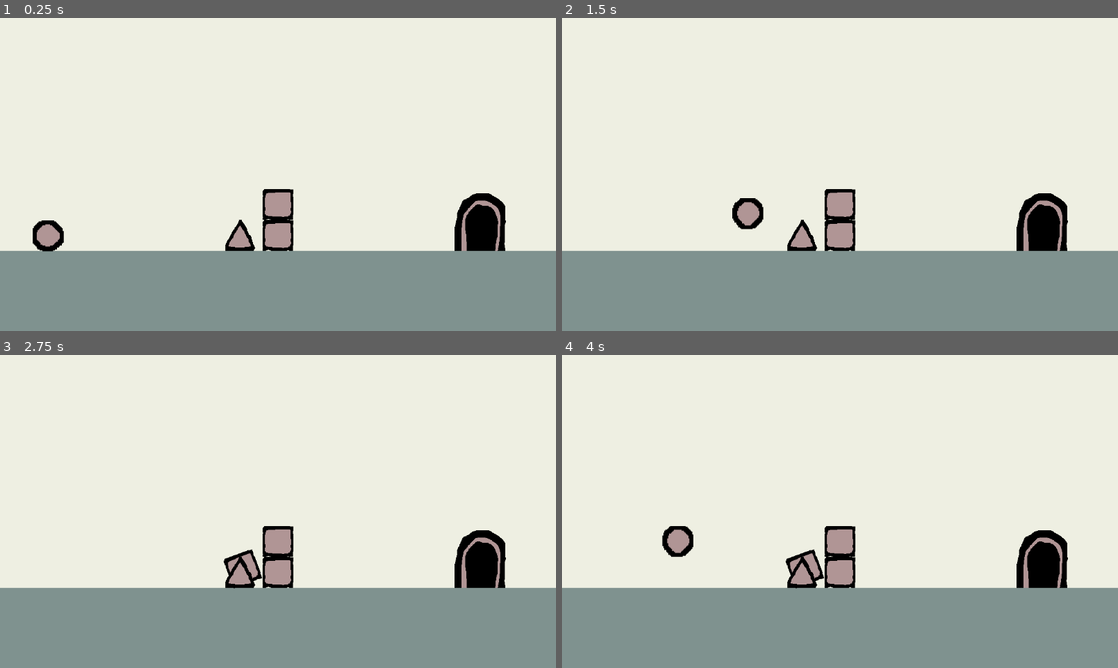
Above: before the commit, frames 1-4 (two rows, left to right).
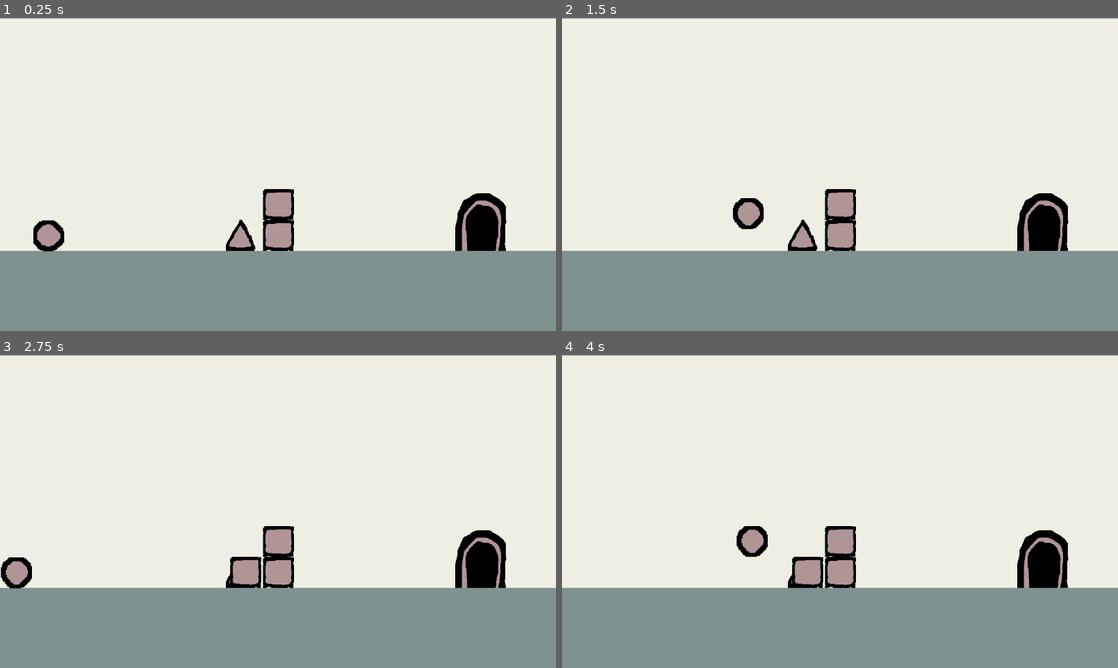
Above: after the commit, the same moments.

Repository: valegui/collapse
Game: Godot game, scene res://scenes/level_1.tscn
Same seed, same stepped clock (60 frames per second), same inputs: the game is played once before the commit and once after it.
Inputs:
- Up to frame 1 (0.25 s): no input
- Up to frame 2 (1.5 s): tap Enter (ui_accept) at 0.5, 0.6, 0.77, 1.07, 1.35 s; hold Right (ui_right) from 0.53 s (still down)
- Up to frame 3 (2.75 s): tap Enter (ui_accept) at 1.52, 1.82, 2.1 s; release Right (ui_right) at 2.03 s; hold Left (ui_left) from 2.03 s (still down)
- Up to frame 4 (4 s): release Left (ui_left) at 2.78 s; hold Right (ui_right) from 2.78 s (still down); tap Enter (ui_accept) at 2.85, 3.02, 3.32, 3.6, 3.77 s

The runs differ from the first frame. In frame 1, 0.6% of the frame differs, in the area x 0-100%, y 0-75%; in frame 2, 0.6%; in frame 3, 1.4%; in frame 4, 1.8%.

Commit message:
refactor box corpse to avoid flying box

Diff:
--- a/scenes/box.tscn
+++ b/scenes/corpse.tscn
@@ -1,29 +1,27 @@
 [gd_scene load_steps=5 format=3 uid="uid://d0bny5xly81u7"]
 
-[ext_resource type="Texture2D" uid="uid://bqg2tbbo42ci2" path="res://assets/square.png" id="1_3inec"]
-[ext_resource type="Script" uid="uid://ec1jefnwesn3" path="res://scripts/box.gd" id="1_ks2v0"]
+[ext_resource type="Script" uid="uid://ec1jefnwesn3" path="res://scripts/box.gd" id="1_qqko8"]
+[ext_resource type="Texture2D" uid="uid://bqg2tbbo42ci2" path="res://assets/square.png" id="2_qndv8"]
 
 [sub_resource type="RectangleShape2D" id="RectangleShape2D_ks2v0"]
-size = Vector2(64, 65)
+size = Vector2(68, 68)
 
 [sub_resource type="RectangleShape2D" id="RectangleShape2D_c2ln5"]
-size = Vector2(64, 65)
+size = Vector2(68, 68)
 
-[node name="Box" type="RigidBody2D" groups=["box"]]
+[node name="Corpse" type="RigidBody2D" groups=["box"]]
 collision_layer = 2
 collision_mask = 3
-script = ExtResource("1_ks2v0")
+script = ExtResource("1_qqko8")
 
 [node name="Sprite2D" type="Sprite2D" parent="."]
-texture = ExtResource("1_3inec")
+texture = ExtResource("2_qndv8")
 
 [node name="CollisionShape2D" type="CollisionShape2D" parent="."]
-position = Vector2(0, -0.5)
 shape = SubResource("RectangleShape2D_ks2v0")
 
 [node name="Area2D" type="Area2D" parent="."]
 collision_layer = 2
 
 [node name="CollisionShape2D" type="CollisionShape2D" parent="Area2D"]
-position = Vector2(0, -0.5)
 shape = SubResource("RectangleShape2D_c2ln5")
--- a/scenes/level_1.tscn
+++ b/scenes/level_1.tscn
@@ -1,14 +1,25 @@
-[gd_scene load_steps=7 format=3 uid="uid://dg1xunoydim8h"]
+[gd_scene load_steps=9 format=3 uid="uid://dg1xunoydim8h"]
 
 [ext_resource type="PackedScene" uid="uid://daypidqhxjqdb" path="res://scenes/next_level.tscn" id="1_4nkto"]
 [ext_resource type="PackedScene" uid="uid://bu2sp7hercpyx" path="res://scenes/spike.tscn" id="1_014kd"]
 [ext_resource type="PackedScene" uid="uid://bu5g33eec6mgc" path="res://scenes/player.tscn" id="1_bswci"]
-[ext_resource type="PackedScene" uid="uid://d0bny5xly81u7" path="res://scenes/box.tscn" id="2_5xbjy"]
 [ext_resource type="PackedScene" uid="uid://cia6jsfphwaog" path="res://scenes/static_box.tscn" id="3_rus8k"]
 
 [sub_resource type="WorldBoundaryShape2D" id="WorldBoundaryShape2D_5xbjy"]
 
+[sub_resource type="SegmentShape2D" id="SegmentShape2D_5xbjy"]
+a = Vector2(-7, -179)
+b = Vector2(-6, 308)
+
+[sub_resource type="SegmentShape2D" id="SegmentShape2D_4nkto"]
+a = Vector2(0.99995, -1139)
+b = Vector2(1, 24)
+
+[sub_resource type="SegmentShape2D" id="SegmentShape2D_fcfvj"]
+b = Vector2(-489, 1)
+
 [node name="Level1" type="Node2D"]
+position = Vector2(1, 0)
 
 [node name="StaticBody2D" type="StaticBody2D" parent="."]
 collision_layer = 2
@@ -29,10 +40,7 @@
 position = Vector2(1004, 420)
 
 [node name="Player" parent="." instance=ExtResource("1_bswci")]
-position = Vector2(111, 385)
-
-[node name="Box" parent="." instance=ExtResource("2_5xbjy")]
-position = Vector2(-107, 451)
+position = Vector2(154, 385)
 
 [node name="spikes" type="Node2D" parent="."]
 
@@ -46,3 +54,54 @@
 
 [node name="StaticBox2" parent="static_boxes" instance=ExtResource("3_rus8k")]
 position = Vector2(576, 388)
+
+[node name="StaticBody2D2" type="StaticBody2D" parent="."]
+collision_layer = 2
+collision_mask = 31
+
+[node name="ColorRect4" type="ColorRect" parent="StaticBody2D2"]
+offset_left = -484.0
+offset_top = 580.0
+offset_right = 554.0
+offset_bottom = 1060.0
+rotation = -1.5708
+color = Color(0.498523, 0.571256, 0.56201, 1)
+
+[node name="CollisionShape2D" type="CollisionShape2D" parent="StaticBody2D2"]
+position = Vector2(6, 181)
+shape = SubResource("SegmentShape2D_5xbjy")
+
+[node name="StaticBody2D3" type="StaticBody2D" parent="."]
+rotation = 1.5708
+collision_layer = 2
+collision_mask = 31
+
+[node name="ColorRect3" type="ColorRect" parent="StaticBody2D3"]
+offset_left = -477.0
+offset_top = 81.0
+offset_right = 955.0
+offset_bottom = 561.0
+rotation = -1.5708
+color = Color(0.498523, 0.571256, 0.56201, 1)
+
+[node name="CollisionShape2D" type="CollisionShape2D" parent="StaticBody2D3"]
+position = Vector2(14, 0)
+rotation = 1.5708
+shape = SubResource("SegmentShape2D_4nkto")
+
+[node name="StaticBody2D4" type="StaticBody2D" parent="."]
+collision_layer = 2
+collision_mask = 31
+
+[node name="ColorRect2" type="ColorRect" parent="StaticBody2D4"]
+offset_left = 1152.0
+offset_top = 573.0
+offset_right = 2195.0
+offset_bottom = 1531.0
+rotation = -1.5708
+color = Color(0.498523, 0.571256, 0.56201, 1)
+
+[node name="CollisionShape2D" type="CollisionShape2D" parent="StaticBody2D4"]
+position = Vector2(1150, 1)
+rotation = 4.71239
+shape = SubResource("SegmentShape2D_fcfvj")
--- a/scenes/level_2.tscn
+++ b/scenes/level_2.tscn
@@ -2,7 +2,7 @@
 
 [ext_resource type="PackedScene" uid="uid://daypidqhxjqdb" path="res://scenes/next_level.tscn" id="1_b4j7a"]
 [ext_resource type="PackedScene" uid="uid://bu5g33eec6mgc" path="res://scenes/player.tscn" id="2_wo48x"]
-[ext_resource type="PackedScene" uid="uid://d0bny5xly81u7" path="res://scenes/box.tscn" id="3_y0kc7"]
+[ext_resource type="PackedScene" uid="uid://d0bny5xly81u7" path="res://scenes/corpse.tscn" id="3_y0kc7"]
 [ext_resource type="PackedScene" uid="uid://bu2sp7hercpyx" path="res://scenes/spike.tscn" id="4_ne2mo"]
 [ext_resource type="PackedScene" uid="uid://cia6jsfphwaog" path="res://scenes/static_box.tscn" id="5_6cvei"]
 
--- a/scenes/level_3.tscn
+++ b/scenes/level_3.tscn
@@ -2,7 +2,7 @@
 
 [ext_resource type="PackedScene" uid="uid://daypidqhxjqdb" path="res://scenes/next_level.tscn" id="1_ah8om"]
 [ext_resource type="PackedScene" uid="uid://bu5g33eec6mgc" path="res://scenes/player.tscn" id="2_p6vls"]
-[ext_resource type="PackedScene" uid="uid://d0bny5xly81u7" path="res://scenes/box.tscn" id="3_hhfj6"]
+[ext_resource type="PackedScene" uid="uid://d0bny5xly81u7" path="res://scenes/corpse.tscn" id="3_hhfj6"]
 [ext_resource type="PackedScene" uid="uid://bu2sp7hercpyx" path="res://scenes/spike.tscn" id="4_wae8j"]
 [ext_resource type="PackedScene" uid="uid://cia6jsfphwaog" path="res://scenes/static_box.tscn" id="5_ha73p"]
 
--- a/scenes/level_4.tscn
+++ b/scenes/level_4.tscn
@@ -2,7 +2,7 @@
 
 [ext_resource type="PackedScene" uid="uid://daypidqhxjqdb" path="res://scenes/next_level.tscn" id="1_wom6i"]
 [ext_resource type="PackedScene" uid="uid://bu5g33eec6mgc" path="res://scenes/player.tscn" id="2_ycko3"]
-[ext_resource type="PackedScene" uid="uid://d0bny5xly81u7" path="res://scenes/box.tscn" id="3_x7blo"]
+[ext_resource type="PackedScene" uid="uid://d0bny5xly81u7" path="res://scenes/corpse.tscn" id="3_x7blo"]
 [ext_resource type="PackedScene" uid="uid://bu2sp7hercpyx" path="res://scenes/spike.tscn" id="4_qsmat"]
 [ext_resource type="PackedScene" uid="uid://cia6jsfphwaog" path="res://scenes/static_box.tscn" id="5_yk4f3"]
 [ext_resource type="PackedScene" uid="uid://cp3eowpnojgjc" path="res://scenes/turret.tscn" id="6_ycko3"]
--- a/scenes/level_5.tscn
+++ b/scenes/level_5.tscn
@@ -2,7 +2,7 @@
 
 [ext_resource type="PackedScene" uid="uid://daypidqhxjqdb" path="res://scenes/next_level.tscn" id="1_tbt7t"]
 [ext_resource type="PackedScene" uid="uid://bu5g33eec6mgc" path="res://scenes/player.tscn" id="2_cynta"]
-[ext_resource type="PackedScene" uid="uid://d0bny5xly81u7" path="res://scenes/box.tscn" id="3_ak5vt"]
+[ext_resource type="PackedScene" uid="uid://d0bny5xly81u7" path="res://scenes/corpse.tscn" id="3_ak5vt"]
 [ext_resource type="PackedScene" uid="uid://bu2sp7hercpyx" path="res://scenes/spike.tscn" id="4_ij176"]
 [ext_resource type="PackedScene" uid="uid://cia6jsfphwaog" path="res://scenes/static_box.tscn" id="5_uva14"]
 [ext_resource type="PackedScene" uid="uid://cp3eowpnojgjc" path="res://scenes/turret.tscn" id="6_cynta"]
--- a/scenes/level_6.tscn
+++ b/scenes/level_6.tscn
@@ -2,7 +2,7 @@
 
 [ext_resource type="PackedScene" uid="uid://daypidqhxjqdb" path="res://scenes/next_level.tscn" id="1_hi6ks"]
 [ext_resource type="PackedScene" uid="uid://bu5g33eec6mgc" path="res://scenes/player.tscn" id="2_6x5s0"]
-[ext_resource type="PackedScene" uid="uid://d0bny5xly81u7" path="res://scenes/box.tscn" id="3_uwnnm"]
+[ext_resource type="PackedScene" uid="uid://d0bny5xly81u7" path="res://scenes/corpse.tscn" id="3_uwnnm"]
 [ext_resource type="PackedScene" uid="uid://bu2sp7hercpyx" path="res://scenes/spike.tscn" id="4_fidgd"]
 [ext_resource type="PackedScene" uid="uid://cia6jsfphwaog" path="res://scenes/static_box.tscn" id="5_isi3j"]
 [ext_resource type="PackedScene" uid="uid://cp3eowpnojgjc" path="res://scenes/turret.tscn" id="6_6x5s0"]
--- a/scenes/level_7.tscn
+++ b/scenes/level_7.tscn
@@ -3,7 +3,7 @@
 [ext_resource type="PackedScene" uid="uid://daypidqhxjqdb" path="res://scenes/next_level.tscn" id="1_l1kof"]
 [ext_resource type="Script" uid="uid://cn7qosd8nu661" path="res://scripts/level_7.gd" id="1_v7yg4"]
 [ext_resource type="PackedScene" uid="uid://bu5g33eec6mgc" path="res://scenes/player.tscn" id="2_v7yg4"]
-[ext_resource type="PackedScene" uid="uid://d0bny5xly81u7" path="res://scenes/box.tscn" id="3_ci1vt"]
+[ext_resource type="PackedScene" uid="uid://d0bny5xly81u7" path="res://scenes/corpse.tscn" id="3_ci1vt"]
 [ext_resource type="PackedScene" uid="uid://bu2sp7hercpyx" path="res://scenes/spike.tscn" id="4_ophlp"]
 [ext_resource type="PackedScene" uid="uid://cia6jsfphwaog" path="res://scenes/static_box.tscn" id="5_wu5f3"]
 [ext_resource type="PackedScene" uid="uid://cp3eowpnojgjc" path="res://scenes/turret.tscn" id="7_ci1vt"]
--- a/scenes/player.tscn
+++ b/scenes/player.tscn
@@ -62,3 +62,5 @@
 
 [node name="SoundEffects" type="AudioStreamPlayer" parent="."]
 stream = ExtResource("3_qhqgy")
+
+[node name="Timer" type="Timer" parent="."]
--- a/scenes/static_box.tscn
+++ b/scenes/static_box.tscn
@@ -3,7 +3,7 @@
 [ext_resource type="Texture2D" uid="uid://bqg2tbbo42ci2" path="res://assets/square.png" id="1_7dvs6"]
 
 [sub_resource type="RectangleShape2D" id="RectangleShape2D_n37rl"]
-size = Vector2(64, 64)
+size = Vector2(68, 68)
 
 [node name="StaticBox" type="StaticBody2D"]
 collision_layer = 2
--- a/scripts/level_7.gd
+++ b/scripts/level_7.gd
@@ -1,11 +1,15 @@
 extends Node2D
 
-@onready var player = $Player
 var checkpoint = false
+var player = null
 
-# Called every frame. 'delta' is the elapsed time since the previous frame.
 func _process(delta: float) -> void:
-	if player.position.x >= 850:
-		if checkpoint == false:
-			Global.player_original_position = Vector2(850, 340)
-			checkpoint = true
+	var players = get_tree().get_nodes_in_group("player")
+	if players.size() > 0:
+		player = players[0]
+	else:
+		return
+
+	if player.position.x >= 850 and not checkpoint:
+		Global.player_original_position = Vector2(850, 340)
+		checkpoint = true
--- a/scripts/next_level.gd
+++ b/scripts/next_level.gd
@@ -1,7 +1,7 @@
 extends Area2D
 
 func _on_body_entered(body: Node):
-	if body.name == "Player":
+	if "Player" in body.name:
 		var scene_path = get_tree().current_scene.scene_file_path
 		var next_scene_n = scene_path.to_int() + 1
 		var next_scene_name: String
--- a/scripts/player.gd
+++ b/scripts/player.gd
@@ -1,55 +1,89 @@
 extends CharacterBody2D
 
-
+# === Constants ===
 const SPEED = 300.0
 const JUMP_VELOCITY = -400.0
 
-#@onready var box = $Box
-var original_position = Global.player_original_position
+# === Exported / Onready Variables ===
 @onready var sfx: AudioStreamPlayer = $SoundEffects
-var alive = true
-var box_visible = false
-var is_hit = false
+@onready var corpse_scene = preload("res://scenes/corpse.tscn")
+@onready var animated_sprite: AnimatedSprite2D = $AnimatedSprite2D
 
-func _ready():
+# === Variables ===
+var is_hit: bool = false
+var last_position: Vector2
+var corpse_instance: RigidBody2D = null
+
+# === Initialization ===
+func _ready() -> void:
 	is_hit = false
-	position = original_position
+	position = Global.player_original_position
+	last_position = global_position
+	add_to_group("player")
 
+
+# === Physics Update ===
 func _physics_process(delta: float) -> void:
-	print(position)
-	# Add the gravity.
+	# Apply gravity
 	if not is_on_floor():
 		velocity += get_gravity() * delta
 
-	# Hit
+	# Handle hit
 	if is_hit:
-		sfx.set_stream(load("res://Hit4.wav"))
-		sfx.play()
-		game_restart()
 
+		play_sound("res://Hit4.wav")
+		die()
 
-	# Handle jump.
+	# Handle jump
 	if Input.is_action_just_pressed("ui_accept") and is_on_floor():
 		velocity.y = JUMP_VELOCITY
-		sfx.set_stream(load("res://Jump4.wav"))
-		sfx.play()
+		play_sound("res://Jump4.wav")
 
-	# Get the input direction and handle the movement/deceleration.
-	# As good practice, you should replace UI actions with custom gameplay actions.
+	# Handle horizontal movement
 	var direction := Input.get_axis("ui_left", "ui_right")
 	if direction:
 		velocity.x = direction * SPEED
-		$AnimatedSprite2D.play("run")
+		animated_sprite.play("run")
 	else:
 		velocity.x = move_toward(velocity.x, 0, SPEED)
-		$AnimatedSprite2D.stop()
+		animated_sprite.stop()
 
 	move_and_slide()
 
-func hit():
+# === Sound Playback ===
+func play_sound(path: String) -> void:
+	sfx.stream = load(path)
+	sfx.play()
+
+# === Death Logic ===
+func die() -> void:
+	var parent = get_parent()
+	last_position = global_position
+	is_hit = false
+
+	# Spawn corpse before freeing self
+	spawn_corpse(parent, last_position)
+
+	queue_free()
+
+	# Spawn new player at the same position
+	var new_player = preload("res://scenes/player.tscn").instantiate()
+	parent.add_child(new_player)
+	new_player.global_position = Global.player_original_position
+	new_player.name = "Player"
+	new_player.collision_mask = 14
+
+# === Corpse Spawning ===
+func spawn_corpse(parent_node: Node, position: Vector2) -> void:
+	if corpse_instance:
+		corpse_instance.queue_free()
+
+	corpse_instance = corpse_scene.instantiate()
+	parent_node.add_child(corpse_instance)
+	corpse_instance.name = "Corpse"
+	corpse_instance.global_position = position
+	corpse_instance.visible = true
+
+# === Trigger Hit ===
+func hit() -> void:
 	is_hit = true
-
-func game_restart():
-	is_hit = false
-	get_tree().call_group("box", "appear", position)
-	position = Global.player_original_position
--- a/scripts/spike.gd
+++ b/scripts/spike.gd
@@ -8,11 +8,10 @@
 
 
 func _on_player_detected_body_entered(body: Node2D) -> void:
-	print("damaging player")
-	if body.name == "Player":
+	if "Player" in body.name:
 		body.hit()
 
 
 
 func _on_player_detected_body_exited(body: Node2D) -> void:
-	print("no longer damaging player")
+	pass
Not shown, added: Hit4.wav.import
Not shown, added: Jump4.wav.import
Not shown: 1 places in scenes/player.tscn that only renumber resources
Not shown, added: turret.png.import
